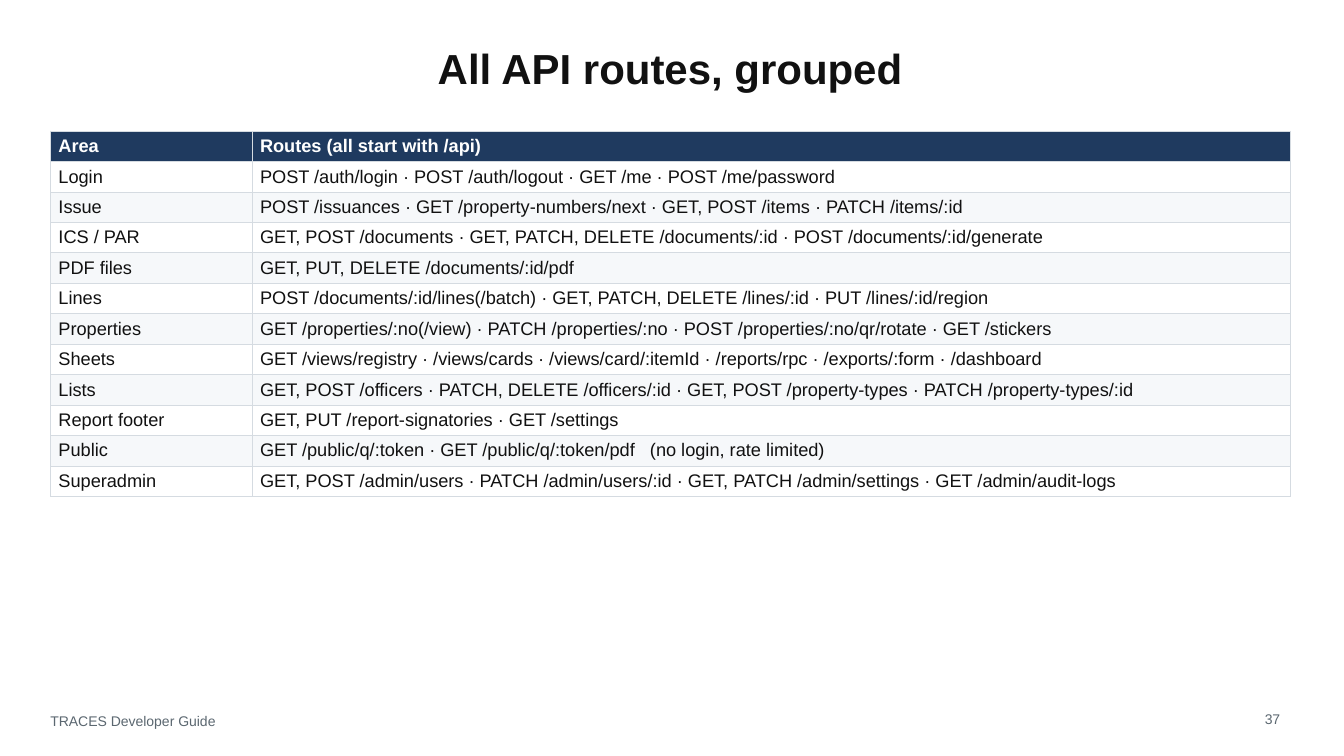
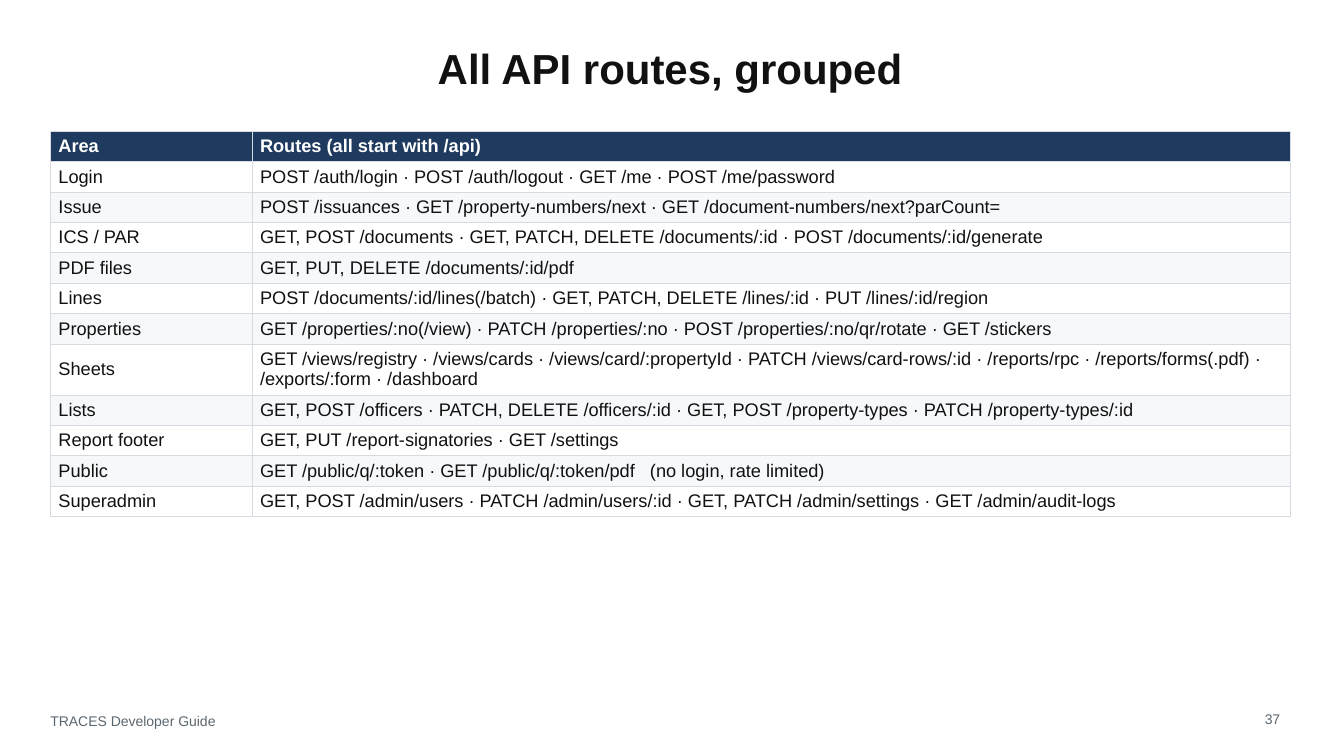
Before and after one commit to joww-seph/traces, a slide deck: slide 37 of docs/TRACES-Developer-Guide.pptx. Drawn at 1344x756 pixels with LibreOffice and Linux fonts; fonts in the diff are those of the drawing. Boxes give left, top, right and bottom in pixels: in the first picture for what was removed or moved away, otherwise in the second. Text is boxed around its words. In the diff, an @@ line names an element or a change of style, - is before the commit and + after.

```diff
--- a/docs/TRACES-Developer-Guide.pptx
+++ b/docs/TRACES-Developer-Guide.pptx
@@ table at box(50, 131, 1291, 515) @@
-row 3, column 2: POST /issuances · GET /property-numbers/next · GET, POST /items · PATCH /items/:id
+row 3, column 2: POST /issuances · GET /property-numbers/next · GET /document-numbers/next?parCount=
-row 8, column 2: GET /views/registry · /views/cards · /views/card/:itemId · /reports/rpc · /exports/:form · /dashboard
+row 8, column 2: GET /views/registry · /views/cards · /views/card/:propertyId · PATCH /views/card-rows/:id · /reports/rpc · /reports/forms(.pdf) · /exports/:form · /dashboard
```
Also in this commit, not shown: 9 other slides changed, 6 other files.
